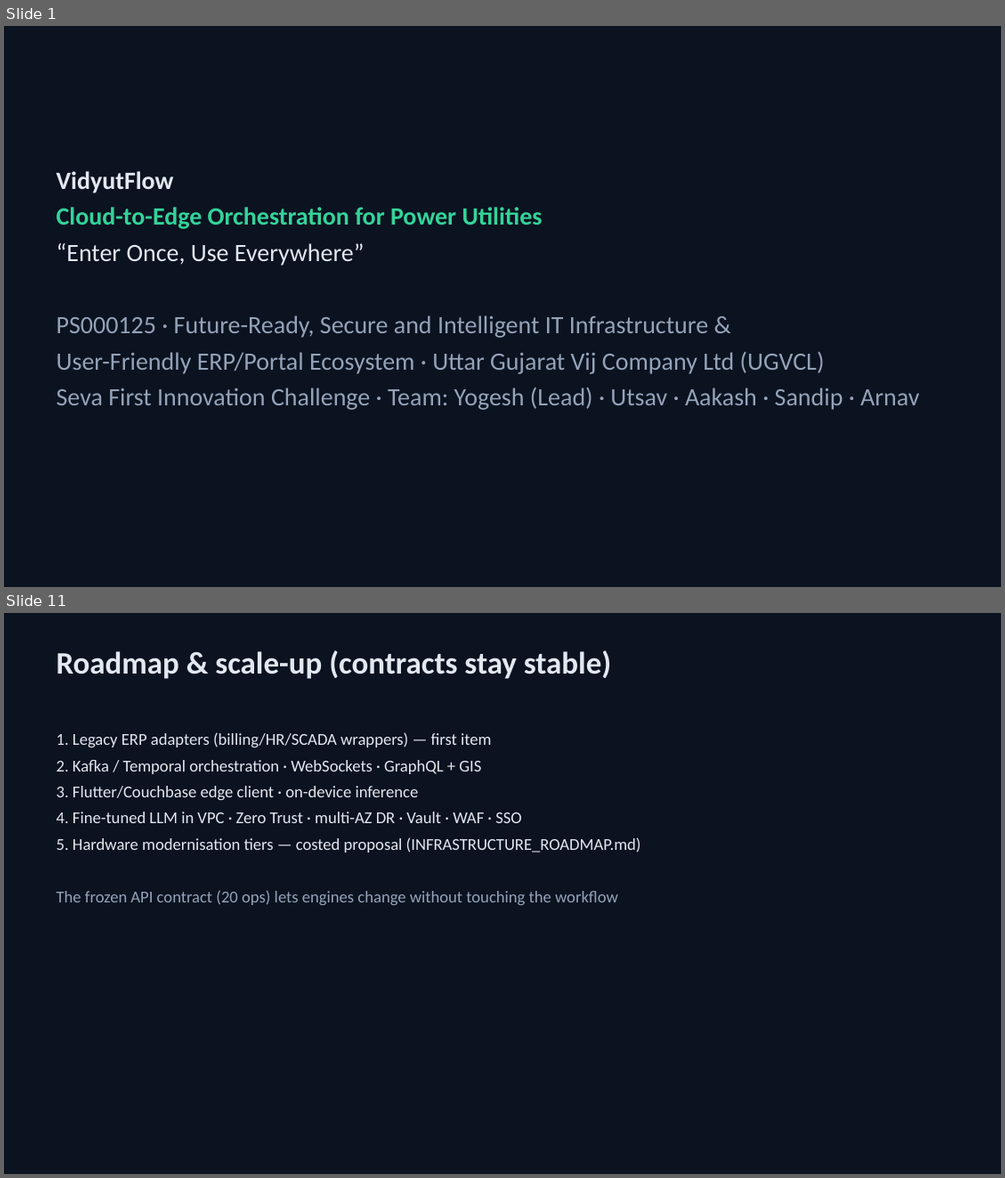
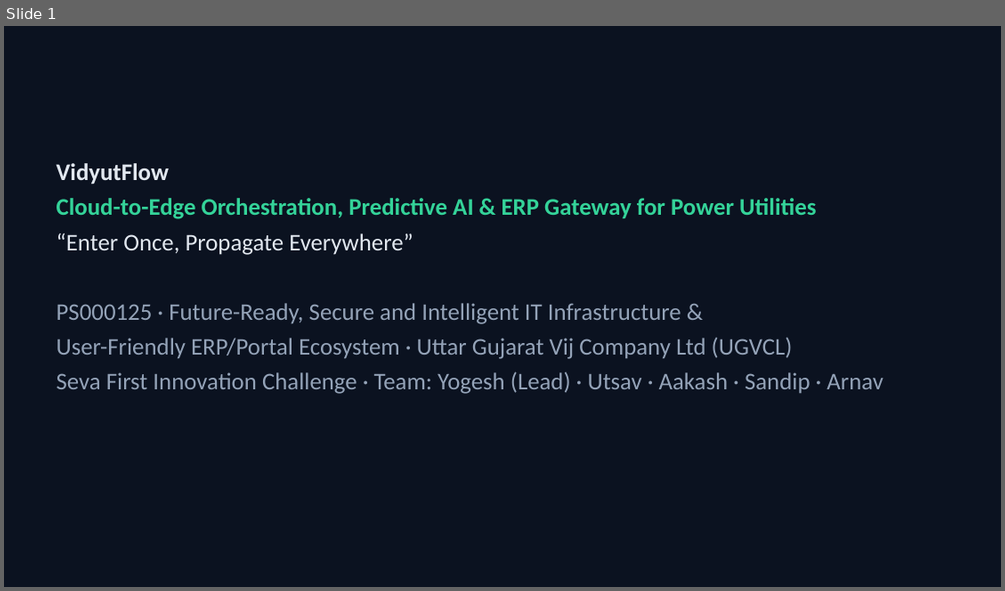
Before and after one commit to Yogeshsingh123-LAB/VidyutFlow, a slide deck: docs/deck/VidyutFlow_PS000125.pptx. Shown one above the other, each under a label of ours: slides 1 and 11 before the commit, slide 1 after it; the slides between them are not shown. The pictures are 1005x1178 and 1005x591 pixels, drawn with LibreOffice and Linux fonts; fonts in the diff are those of the drawing. Boxes give left, top, right and bottom in pixels: in the first picture for what was removed or moved away, otherwise in the second. Text is boxed around its words. In the diff, an @@ line names an element or a change of style, - is before the commit and + after.

Commit message:
Enforce magic-byte upload signatures & default encrypted vault, rebuild PPTX deck & clarify CI/OOD/ERP disclosures

```diff
--- a/docs/deck/VidyutFlow_PS000125.pptx
+++ b/docs/deck/VidyutFlow_PS000125.pptx
@@ slide 11 removed at <box>4,613,1001,1174</box>, background #0B1220 @@
@@ text removed at <box>57,650,611,679</box> @@
-Roadmap & scale-up (contracts stay stable)
@@ text removed at <box>57,732,641,905</box> @@
-1. Legacy ERP adapters (billing/HR/SCADA wrappers) — first item
-2. Kafka / Temporal orchestration · WebSockets · GraphQL + GIS
-3. Flutter/Couchbase edge client · on-device inference
-4. Fine-tuned LLM in VPC · Zero Trust · multi-AZ DR · Vault · WAF · SSO
-5. Hardware modernisation tiers — costed proposal (INFRASTRUCTURE_ROADMAP.md)
-The frozen API contract (20 ops) lets engines change without touching the workflow
@@ slide 1 changed as well @@
@@ text "VidyutFlow": place and size @@
-text "VidyutFlow" at <box>57,171,919,410</box>
+text "VidyutFlow" at <box>57,163,882,394</box>
@@ text at <box>57,163,882,394</box>: size 24 to 23 pt in "VidyutFlow", "PS000125 · Future-Ready, Secure and Intelligent IT ...", "User-Friendly ERP/Portal Ecosystem · Uttar Gujarat Vij ...", "Seva First Innovation Challenge · Team: Yogesh ..." @@
@@ text at <box>57,198,816,255</box>: text changed; size 24 to 23 pt @@
-Cloud-to-Edge Orchestration for Power Utilities
-“Enter Once, Use Everywhere”
+Cloud-to-Edge Orchestration, Predictive AI & ERP Gateway for Power Utilities
+“Enter Once, Propagate Everywhere”
```
Also in this commit, not shown: 11 slides added, 10 other slides removed, 24 other files.
